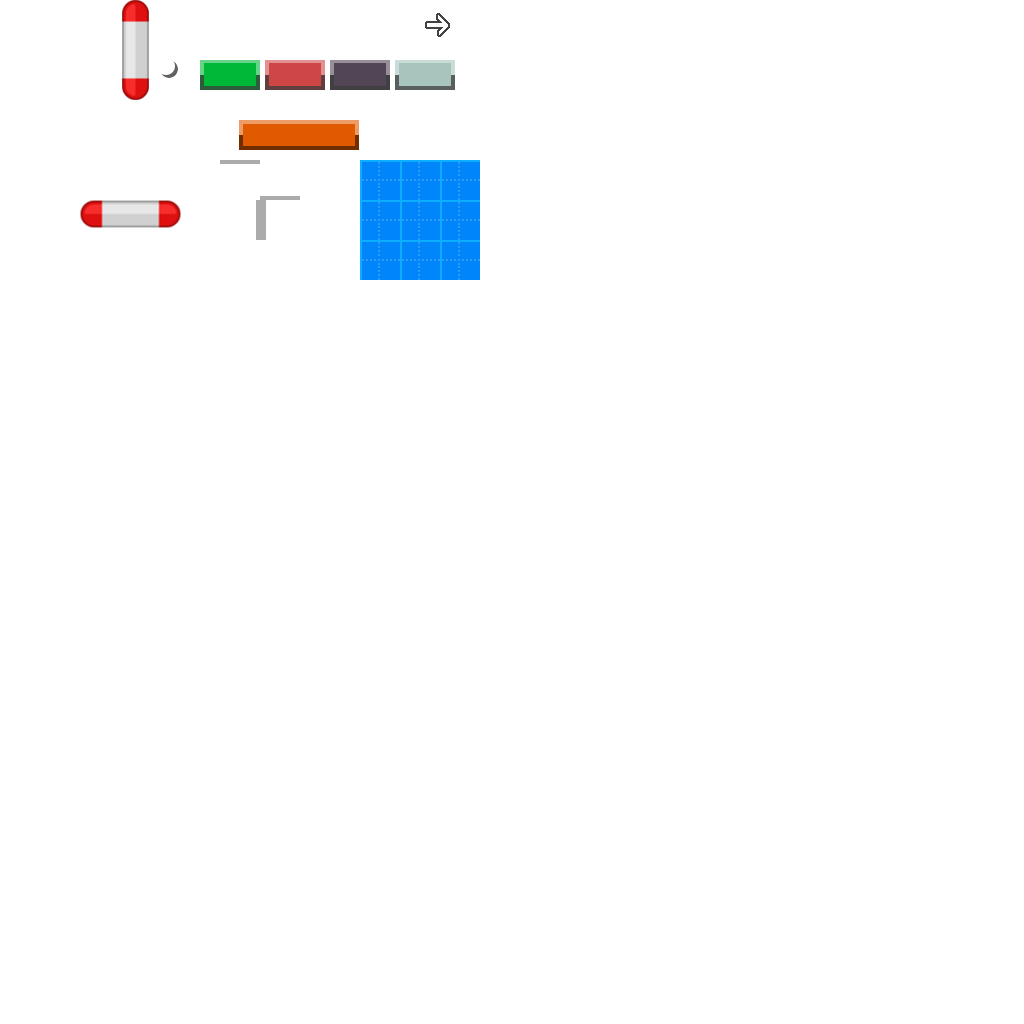
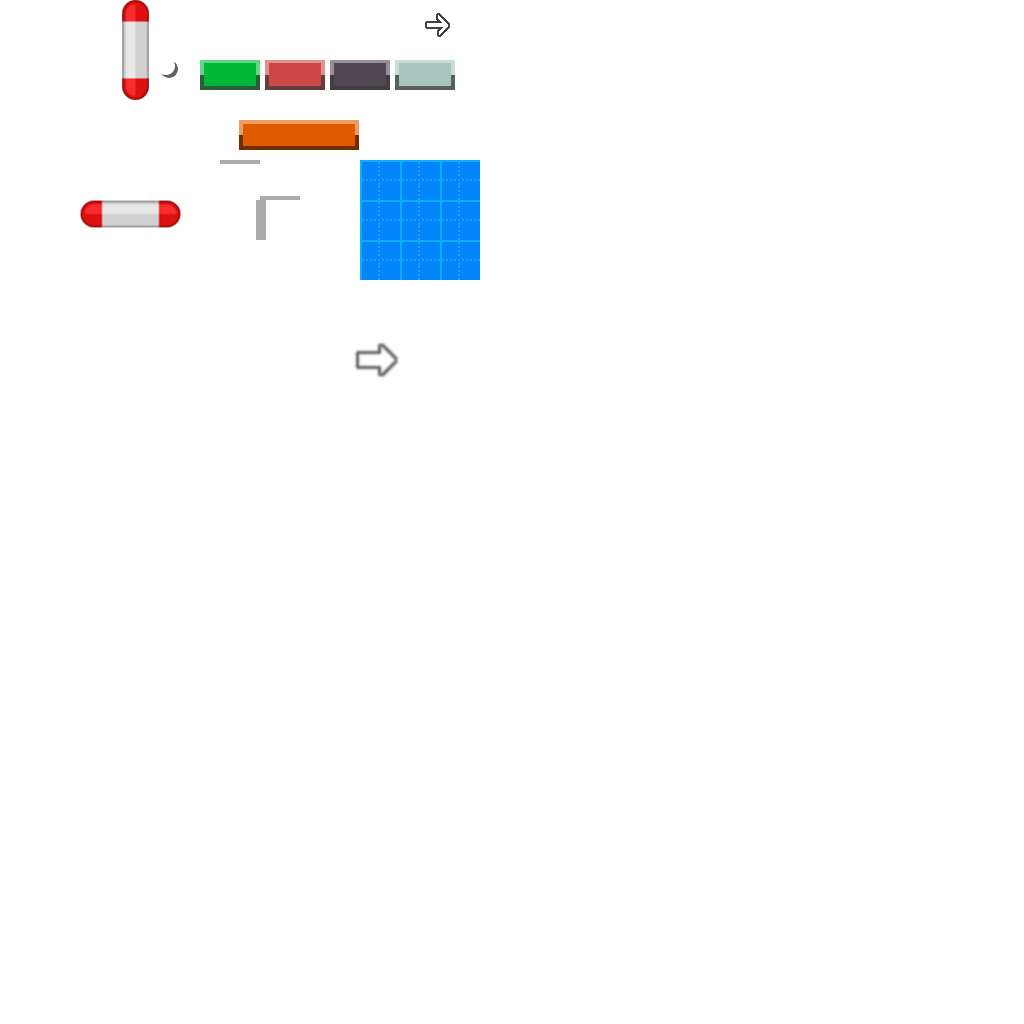
Two versions of the same layered image (1024×1024). Layer-by-layer changes:
added layer "Ebene #4" above "Ebene #1" over (x1=353, y1=341, x2=400, y2=379)
